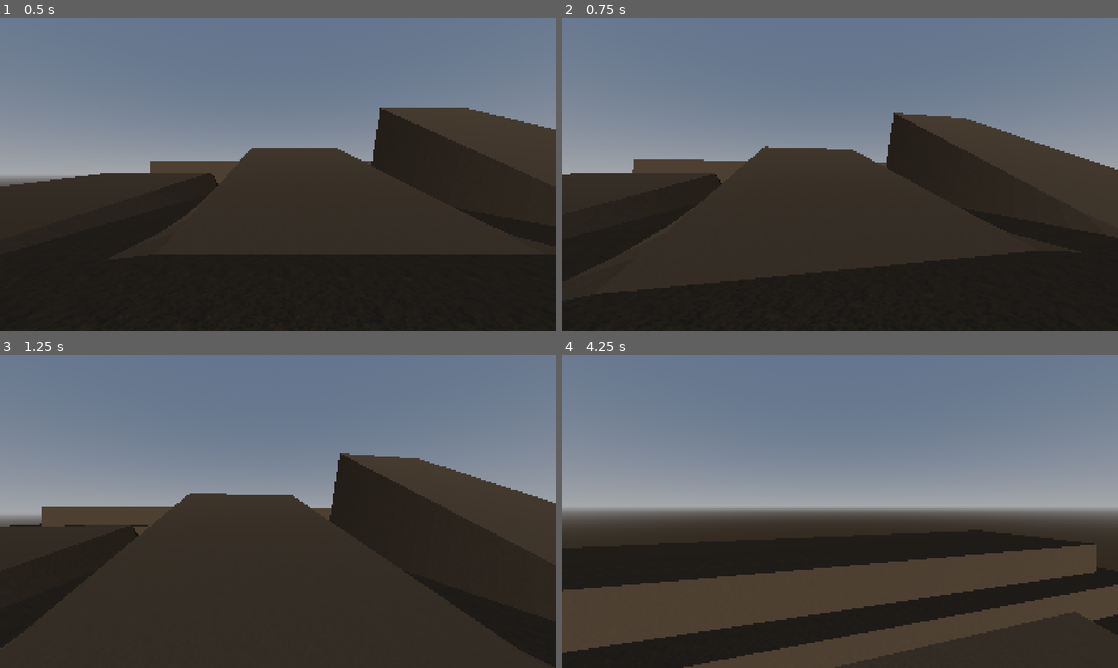
Above: before the commit, frames 1-4 (two rows, left to right).
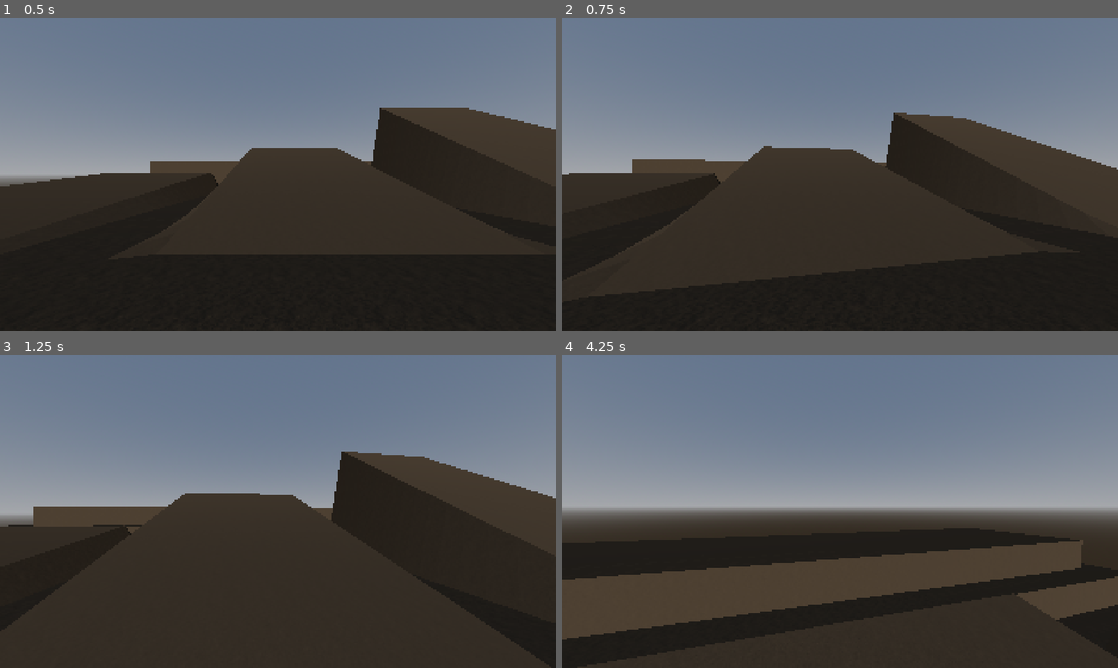
Above: after the commit, the same moments.

Repository: JFCarson/goon-tomb
Game: Godot game, scene res://main.tscn
Same seed, same stepped clock (60 frames per second), same inputs: the game is played once before the commit and once after it.
Inputs (mouse positions are in pixels of both pictures, inside the frame that each line leads up to):
- Up to frame 1 (0.5 s): no input
- Up to frame 2 (0.75 s): tap Enter at 0.5 s; move the mouse to (867, 174) at 0.52 s; hold W (move_forward) from 0.53 s (still down); hold Shift (sprint, bound only after the commit) from 0.53 s (still down)
- Up to frame 3 (1.25 s): keep holding W (move_forward); keep holding Shift (sprint, bound only after the commit); tap Space (jump) at 0.77 s
- Up to frame 4 (4.25 s): keep holding W (move_forward); move the mouse to (812, 511) at 1.27 s; release Shift (sprint, bound only after the commit) at 1.28 s; tap Shift (sprint, bound only after the commit) at 1.35, 2.85 s; tap Space (jump) at 1.52, 3.02, 3.77 s; move the mouse to (851, 505) at 2.02 s; hold Shift (sprint, bound only after the commit) 2.03-2.78 s; move the mouse to (834, 517) at 2.77 s; move the mouse to (878, 514) at 3.52 s; hold Shift (sprint, bound only after the commit) from 3.53 s (still down)

Frame 1 is identical in both runs. In frame 2, 0.2% of the frame differs, in the area x 1-100%, y 30-89%; in frame 3, 1.0%; in frame 4, 10%, in the area x 0-100%, y 55-100%.

Commit message:
feat(player-controller): added movement speed increase & attenuation mechanics

Diff:
--- a/project.godot
+++ b/project.godot
@@ -55,6 +55,11 @@
 "events": [Object(InputEventKey,"resource_local_to_scene":false,"resource_name":"","device":-1,"window_id":0,"alt_press …(191 unchanged characters)…
 ]
 }
+sprint={
+"deadzone": 0.2,
+"events": [Object(InputEventKey,"resource_local_to_scene":false,"resource_name":"","device":-1,"window_id":0,"alt_pressed":false,"shift_pressed":false,"ctrl_pressed":false,"meta_pressed":false,"pressed":false,"keycode":0,"physical_keycode":4194325,"key_label":0,"unicode":0,"location":0,"echo":false,"script":null)
+]
+}
 
 [physics]
 
--- a/src/player/player.tscn
+++ b/src/player/player.tscn
@@ -13,8 +13,10 @@
 [node name="Player" type="CharacterBody3D" unique_id=865188573]
 script = ExtResource("1_4anbu")
 camera_sensitivity = 0.002
-movement_speed = 5.0
+movement_speed = 3.0
 acceleration = 35.0
+sprint_multiplier = 2.0
+backward_speed_multiplier = 0.65
 air_movement_speed_percentage = 0.35
 jump_height = 10.0
 metadata/_custom_type_script = "uid://iqkm3onig8v1"
--- a/src/player/scripts/player.gd
+++ b/src/player/scripts/player.gd
@@ -12,6 +12,8 @@
 # Movement Variables
 @export var movement_speed : float
 @export var acceleration : float
+@export var sprint_multiplier : float
+@export var backward_speed_multiplier : float
 @export var air_movement_speed_percentage : float
 @export var jump_height : float
 
@@ -39,12 +41,24 @@
 
 	var input_vector := Input.get_vector("move_left", "move_right", "move_forward", "move_backwards")
 	var direction := (transform.basis * Vector3(input_vector.x, 0.0, input_vector.y)).normalized()
-	var control: float = 1.0 if is_on_floor() else air_movement_speed_percentage
+	var control : float = 1.0 if is_on_floor() else air_movement_speed_percentage
+
+	# How much the player is moving forwards.
+	var forwardness : float = (-input_vector.y + 1.0) / 2.0
+
+	# Interpolate between backward and forward speed values.
+	var speed_multiplier : float = lerp(backward_speed_multiplier, 1.0, forwardness)
+
+	# Calculate player speed based on direction of movement and sprint status.
+	if Input.is_action_pressed("sprint") and forwardness > 0.5:
+		speed_multiplier = lerp(speed_multiplier, sprint_multiplier, forwardness)
+
+	var speed : float = movement_speed * speed_multiplier
 
 	if direction:
-		var target_velocity: Vector3 = direction * movement_speed
+		var target_velocity : Vector3 = direction * speed
 
-		velocity.x = move_toward(velocity.x, target_velocity.x,acceleration * control * delta)
+		velocity.x = move_toward(velocity.x, target_velocity.x, acceleration * control * delta)
 		velocity.z = move_toward(velocity.z, target_velocity.z, acceleration * control * delta)
 	else:
 		velocity.x = move_toward(velocity.x, 0.0, acceleration * control * delta)
